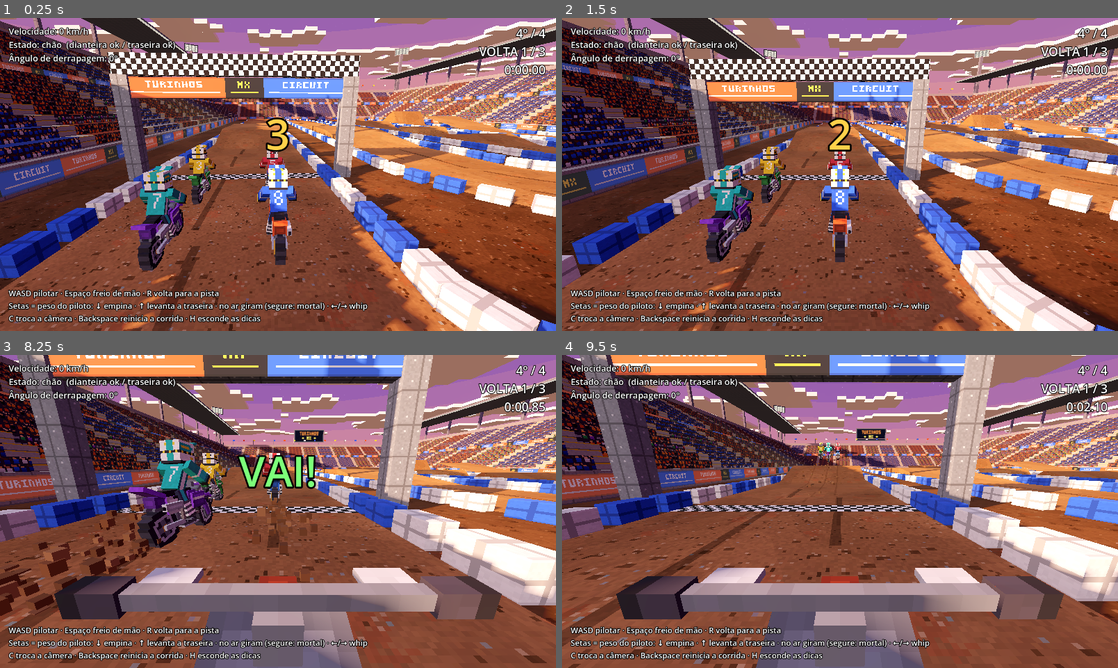
Above: before the commit, frames 1-4 (two rows, left to right).
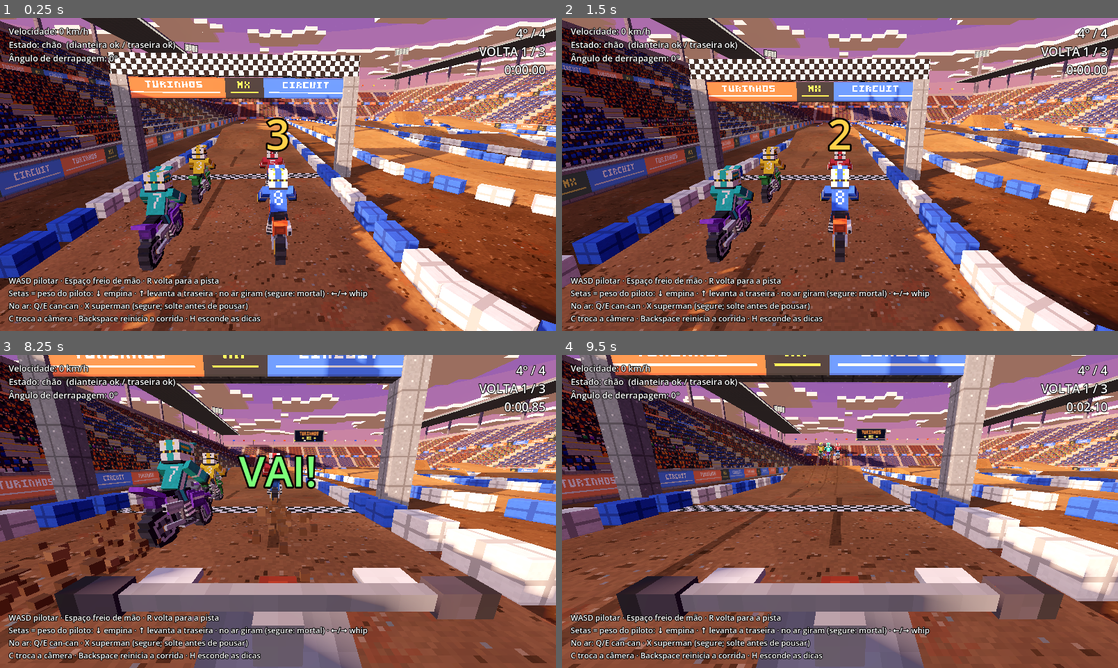
Above: after the commit, the same moments.

Repository: carvguilherme8/turinhos_circuit
Game: Godot game, scene res://scenes/tracks/stadium_circuit.tscn
The game is run twice, just before and just after one commit, with the same random seed, the same clock (stepped at 60 frames per second) and the same inputs.
Inputs (mouse positions are in pixels of both pictures, inside the frame that each line leads up to):
- Up to frame 1 (0.25 s): no input
- Up to frame 2 (1.5 s): move the mouse to (962, 158) at 0.52 s; hold E (manobra_cancan_direita, bound only after the commit) 0.53-1.28 s; tap X (manobra_superman, bound only after the commit) at 0.6 s; click (962, 158) at 0.67 s; move the mouse to (728, 190) at 1.27 s; hold Down (inclinar_tras) from 1.28 s (still down); tap W (acelerar) at 1.35 s
- Up to frame 3 (8.25 s): tap X (manobra_superman, bound only after the commit) at 1.55, 2.3, 3.05, 3.8, 4.55, 5.3, 5.85, 6.6, 7.55 s; move the mouse to (333, 442) at 2.02 s; release Down (inclinar_tras) at 2.03 s; hold E (manobra_cancan_direita, bound only after the commit) 2.03-2.78 s; hold H (alternar_dicas) 2.03-2.78 s; move the mouse to (250, 574) at 2.77 s; hold Up (inclinar_frente) 2.78-3.53 s; tap S (frear) at 2.85 s; click (250, 574) at 2.92 s; move the mouse to (444, 558) at 3.52 s; hold Space (freio_mao) 3.53-4.28 s; hold Q (manobra_cancan_esquerda, bound only after the commit) 3.53-5.03 s; move the mouse to (111, 464) at 4.27 s; tap Backspace (reiniciar_corrida) at 4.35 s; move the mouse to (305, 511) at 5.02 s; hold Down (inclinar_tras) 5.03-5.78 s; hold C (trocar_camera) 5.03-5.78 s; click (305, 511) at 5.17 s; tap Enter at 5.75 s; move the mouse to (194, 433) at 5.77 s; hold E (manobra_cancan_direita, bound only after the commit) 5.78-6.53 s; move the mouse to (400, 495) at 6.52 s; hold Up (inclinar_frente) 6.53-7.28 s; move the mouse to (166, 527) at 7.27 s; hold E (manobra_cancan_direita, bound only after the commit) 7.28-8.03 s; tap W (acelerar) at 7.35 s; click (166, 527) at 7.42 s; move the mouse to (333, 442) at 8.02 s; hold Down (inclinar_tras) from 8.03 s (still down); hold H (alternar_dicas) from 8.03 s (still down)
- Up to frame 4 (9.5 s): tap X (manobra_superman, bound only after the commit) at 8.3, 9.05 s; move the mouse to (812, 574) at 8.77 s; release Down (inclinar_tras) at 8.78 s; release H (alternar_dicas) at 8.78 s; hold Q (manobra_cancan_esquerda, bound only after the commit) from 8.78 s (still down); tap S (frear) at 8.85 s

The runs differ from the first frame. In frame 1, 2.8% of the frame differs, in the area x 1-67%, y 82-94%; in frame 2, 2.8%; in frame 3, 2.7%; in frame 4, 2.7%.

Commit message:
feat: manobras no ar com animações do piloto (can-can e superman)
- Q/E (LB/RB): can-can para o lado (perna chutada para fora, tronco compensa)
- X (botão X): superman (corpo sobe e vai para trás, pernas esticadas)
- Animações reais do Godot em rider_tricks.tres (AnimationLibrary), geradas
  pelo tools/gen_rider.py a partir da pose de cada osso; editáveis no editor
- Segure para fazer a pose e solte para voltar; conta com a pose completa;
  pousar no meio da manobra é queda
- Aviso do pouso junta tudo do salto (ex.: CAN-CAN + BACKFLIP!)

Diff:
--- /dev/null
+++ b/assets/models/riders/rider/rider_tricks.tres
@@ -0,0 +1,165 @@
+[gd_resource type="AnimationLibrary" load_steps=5 format=3]
+
+[sub_resource type="Animation" id="Animation_RESET"]
+resource_name = "RESET"
+length = 0.001
+tracks/0/type = "rotation_3d"
+tracks/0/imported = false
+tracks/0/enabled = true
+tracks/0/path = NodePath("rider/leg_r")
+tracks/0/interp = 1
+tracks/0/loop_wrap = true
+tracks/0/keys = PackedFloat32Array(0, 1, 0.08675, 0.00835, 0.09548, 0.99161)
+tracks/1/type = "rotation_3d"
+tracks/1/imported = false
+tracks/1/enabled = true
+tracks/1/path = NodePath("rider/leg_l")
+tracks/1/interp = 1
+tracks/1/loop_wrap = true
+tracks/1/keys = PackedFloat32Array(0, 1, 0.08675, -0.00835, -0.09548, 0.99161)
+tracks/2/type = "rotation_3d"
+tracks/2/imported = false
+tracks/2/enabled = true
+tracks/2/path = NodePath("rider/upper")
+tracks/2/interp = 1
+tracks/2/loop_wrap = true
+tracks/2/keys = PackedFloat32Array(0, 1, -0.25882, 0, 0, 0.96593)
+tracks/3/type = "rotation_3d"
+tracks/3/imported = false
+tracks/3/enabled = true
+tracks/3/path = NodePath("rider/head")
+tracks/3/interp = 1
+tracks/3/loop_wrap = true
+tracks/3/keys = PackedFloat32Array(0, 1, 0.20791, 0, 0, 0.97815)
+tracks/4/type = "rotation_3d"
+tracks/4/imported = false
+tracks/4/enabled = true
+tracks/4/path = NodePath("rider/arm_r")
+tracks/4/interp = 1
+tracks/4/loop_wrap = true
+tracks/4/keys = PackedFloat32Array(0, 1, 0.63729, -0.09999, 0.0839, 0.75949)
+tracks/5/type = "rotation_3d"
+tracks/5/imported = false
+tracks/5/enabled = true
+tracks/5/path = NodePath("rider/arm_l")
+tracks/5/interp = 1
+tracks/5/loop_wrap = true
+tracks/5/keys = PackedFloat32Array(0, 1, 0.63729, 0.09999, -0.0839, 0.75949)
+tracks/6/type = "position_3d"
+tracks/6/imported = false
+tracks/6/enabled = true
+tracks/6/path = NodePath("rider")
+tracks/6/interp = 1
+tracks/6/loop_wrap = true
+tracks/6/keys = PackedFloat32Array(0, 1, 0, 0, 0)
+
+[sub_resource type="Animation" id="Animation_can_can_esquerda"]
+resource_name = "can_can_esquerda"
+length = 0.3
+tracks/0/type = "rotation_3d"
+tracks/0/imported = false
+tracks/0/enabled = true
+tracks/0/path = NodePath("rider/leg_l")
+tracks/0/interp = 1
+tracks/0/loop_wrap = true
+tracks/0/keys = PackedFloat32Array(0, 1, 0.08675, -0.00835, -0.09548, 0.99161, 0.15, 1, 0.15559, -0.10511, -0.55896, 0.80765, 0.3, 1, 0.17006, -0.13233, -0.68599, 0.69497)
+tracks/1/type = "rotation_3d"
+tracks/1/imported = false
+tracks/1/enabled = true
+tracks/1/path = NodePath("rider/upper")
+tracks/1/interp = 1
+tracks/1/loop_wrap = true
+tracks/1/keys = PackedFloat32Array(0, 1, -0.25882, 0, 0, 0.96593, 0.15, 1, -0.25826, 0.01693, -0.06317, 0.96386, 0.3, 1, -0.25783, 0.02256, -0.08419, 0.96225)
+tracks/2/type = "rotation_3d"
+tracks/2/imported = false
+tracks/2/enabled = true
+tracks/2/path = NodePath("rider/head")
+tracks/2/interp = 1
+tracks/2/loop_wrap = true
+tracks/2/keys = PackedFloat32Array(0, 1, 0.20791, 0, 0, 0.97815, 0.15, 1, 0.20576, 0.14036, -0.02983, 0.96803, 0.3, 1, 0.20409, 0.18664, -0.03967, 0.96018)
+
+[sub_resource type="Animation" id="Animation_can_can_direita"]
+resource_name = "can_can_direita"
+length = 0.3
+tracks/0/type = "rotation_3d"
+tracks/0/imported = false
+tracks/0/enabled = true
+tracks/0/path = NodePath("rider/leg_r")
+tracks/0/interp = 1
+tracks/0/loop_wrap = true
+tracks/0/keys = PackedFloat32Array(0, 1, 0.08675, 0.00835, 0.09548, 0.99161, 0.15, 1, 0.15559, 0.10511, 0.55896, 0.80765, 0.3, 1, 0.17006, 0.13233, 0.68599, 0.69497)
+tracks/1/type = "rotation_3d"
+tracks/1/imported = false
+tracks/1/enabled = true
+tracks/1/path = NodePath("rider/upper")
+tracks/1/interp = 1
+tracks/1/loop_wrap = true
+tracks/1/keys = PackedFloat32Array(0, 1, -0.25882, 0, 0, 0.96593, 0.15, 1, -0.25826, -0.01693, 0.06317, 0.96386, 0.3, 1, -0.25783, -0.02256, 0.08419, 0.96225)
+tracks/2/type = "rotation_3d"
+tracks/2/imported = false
+tracks/2/enabled = true
+tracks/2/path = NodePath("rider/head")
+tracks/2/interp = 1
+tracks/2/loop_wrap = true
+tracks/2/keys = PackedFloat32Array(0, 1, 0.20791, 0, 0, 0.97815, 0.15, 1, 0.20576, -0.14036, 0.02983, 0.96803, 0.3, 1, 0.20409, -0.18664, 0.03967, 0.96018)
+
+[sub_resource type="Animation" id="Animation_superman"]
+resource_name = "superman"
+length = 0.3
+tracks/0/type = "rotation_3d"
+tracks/0/imported = false
+tracks/0/enabled = true
+tracks/0/path = NodePath("rider/leg_r")
+tracks/0/interp = 1
+tracks/0/loop_wrap = true
+tracks/0/keys = PackedFloat32Array(0, 1, 0.08675, 0.00835, 0.09548, 0.99161, 0.15, 1, -0.53836, 0.01577, 0.11931, 0.83408, 0.3, 1, -0.70802, 0.01687, 0.11611, 0.69638)
+tracks/1/type = "rotation_3d"
+tracks/1/imported = false
+tracks/1/enabled = true
+tracks/1/path = NodePath("rider/leg_l")
+tracks/1/interp = 1
+tracks/1/loop_wrap = true
+tracks/1/keys = PackedFloat32Array(0, 1, 0.08675, -0.00835, -0.09548, 0.99161, 0.15, 1, -0.53836, -0.01577, -0.11931, 0.83408, 0.3, 1, -0.70802, -0.01687, -0.11611, 0.69638)
+tracks/2/type = "rotation_3d"
+tracks/2/imported = false
+tracks/2/enabled = true
+tracks/2/path = NodePath("rider/upper")
+tracks/2/interp = 1
+tracks/2/loop_wrap = true
+tracks/2/keys = PackedFloat32Array(0, 1, -0.25882, 0, 0, 0.96593, 0.15, 1, -0.41271, 0, 0, 0.91086, 0.3, 1, -0.46175, 0, 0, 0.88701)
+tracks/3/type = "rotation_3d"
+tracks/3/imported = false
+tracks/3/enabled = true
+tracks/3/path = NodePath("rider/arm_r")
+tracks/3/interp = 1
+tracks/3/loop_wrap = true
+tracks/3/keys = PackedFloat32Array(0, 1, 0.63729, -0.09999, 0.0839, 0.75949, 0.15, 1, 0.50506, -0.08499, 0.09907, 0.85316, 0.3, 1, 0.4578, -0.07946, 0.10355, 0.87942)
+tracks/4/type = "rotation_3d"
+tracks/4/imported = false
+tracks/4/enabled = true
+tracks/4/path = NodePath("rider/arm_l")
+tracks/4/interp = 1
+tracks/4/loop_wrap = true
+tracks/4/keys = PackedFloat32Array(0, 1, 0.63729, 0.09999, -0.0839, 0.75949, 0.15, 1, 0.50506, 0.08499, -0.09907, 0.85316, 0.3, 1, 0.4578, 0.07946, -0.10355, 0.87942)
+tracks/5/type = "rotation_3d"
+tracks/5/imported = false
+tracks/5/enabled = true
+tracks/5/path = NodePath("rider/head")
+tracks/5/interp = 1
+tracks/5/loop_wrap = true
+tracks/5/keys = PackedFloat32Array(0, 1, 0.20791, 0, 0, 0.97815, 0.15, 1, 0.33381, 0, 0, 0.94264, 0.3, 1, 0.37461, 0, 0, 0.92718)
+tracks/6/type = "position_3d"
+tracks/6/imported = false
+tracks/6/enabled = true
+tracks/6/path = NodePath("rider")
+tracks/6/interp = 1
+tracks/6/loop_wrap = true
+tracks/6/keys = PackedFloat32Array(0, 1, 0, 0, 0, 0.15, 1, 0, 0.1875, 0.23438, 0.3, 1, 0, 0.25, 0.3125)
+
+[resource]
+_data = {
+&"RESET": SubResource("Animation_RESET"),
+&"can_can_esquerda": SubResource("Animation_can_can_esquerda"),
+&"can_can_direita": SubResource("Animation_can_can_direita"),
+&"superman": SubResource("Animation_superman")
+}
--- a/scenes/bike/bike.tscn
+++ b/scenes/bike/bike.tscn
@@ -1,9 +1,11 @@
-[gd_scene load_steps=16 format=3]
+[gd_scene load_steps=18 format=3]
 
 [ext_resource type="Script" path="res://scripts/bike/bike.gd" id="1_bike"]
 [ext_resource type="Resource" path="res://scenes/bike/stats/default_bike_stats.tres" id="2_stats"]
 [ext_resource type="PackedScene" path="res://assets/models/bikes/motocross/motocross.glb" id="3_model"]
 [ext_resource type="PackedScene" path="res://assets/models/riders/rider/rider.glb" id="4_rider"]
+[ext_resource type="AnimationLibrary" path="res://assets/models/riders/rider/rider_tricks.tres" id="5_tricks"]
+[ext_resource type="Script" path="res://scripts/bike/rider_tricks.gd" id="6_tricks_script"]
 
 [sub_resource type="PhysicsMaterial" id="PhysicsMaterial_body"]
 friction = 0.3
@@ -113,3 +115,13 @@
 visibility_aabb = AABB(-8, -3, -3, 16, 8, 20)
 process_material = SubResource("ParticleProcess_dust")
 draw_pass_1 = SubResource("BoxMesh_dust")
+
+[node name="TrickAnimations" type="AnimationPlayer" parent="Visual/Rider"]
+libraries = {
+&"tricks": ExtResource("5_tricks")
+}
+
+[node name="RiderTricks" type="Node" parent="." node_paths=PackedStringArray("bike", "animation_player")]
+script = ExtResource("6_tricks_script")
+bike = NodePath("..")
+animation_player = NodePath("../Visual/Rider/TrickAnimations")
--- a/scenes/tracks/playground.tscn
+++ b/scenes/tracks/playground.tscn
@@ -249,7 +249,7 @@
 anchor_top = 1.0
 anchor_bottom = 1.0
 offset_left = 20.0
-offset_top = -96.0
+offset_top = -124.0
 offset_right = 1000.0
 offset_bottom = -16.0
 grow_vertical = 0
--- a/scenes/tracks/stadium_circuit.tscn
+++ b/scenes/tracks/stadium_circuit.tscn
@@ -334,7 +334,7 @@
 anchor_top = 1.0
 anchor_bottom = 1.0
 offset_left = 20.0
-offset_top = -96.0
+offset_top = -124.0
 offset_right = 1000.0
 offset_bottom = -16.0
 grow_vertical = 0
--- a/scripts/bike/bike.gd
+++ b/scripts/bike/bike.gd
@@ -6,8 +6,8 @@
 
 ## Emitido ao pousar de um salto (não emitido em queda).
 signal landed(quality: Landing, angle: float)
-## Pousou depois de mortais: nome ("BACKFLIP"/"FRONTFLIP") e quantas voltas.
-signal trick_landed(trick: String, count: int)
+## Pousou depois de manobras: nomes na ordem (ex.: ["SUPERMAN", "BACKFLIP"]).
+signal tricks_landed(names: PackedStringArray)
 ## Emitido quando a moto cai; ela volta para a pista após stats.respawn_delay.
 signal crashed
 signal respawned
@@ -82,6 +82,10 @@
 var last_crash_reason: String = ""
 ## Giro acumulado no ar em torno do eixo lateral (graus, + = para trás) e tempo segurando o comando.
 var air_rotation: float = 0.0
+## Manobras de estilo completadas neste salto (RiderTricks preenche) e quanto da pose
+## da manobra atual está aplicada (0..1; pousar acima de 0,5 é queda).
+var air_tricks: PackedStringArray = PackedStringArray()
+var trick_amount: float = 0.0
 var _air_spin_hold: float = 0.0
 var _last_forward: Vector3 = Vector3.FORWARD
 
@@ -305,6 +309,7 @@
 	if not is_grounded():
 		if air_time == 0.0:
 			air_rotation = 0.0
+			air_tricks.clear()
 		else:
 			# Giro acumulado em torno do eixo lateral da moto (+ = nariz para cima / para trás).
 			air_rotation += rad_to_deg(_last_forward.signed_angle_to(forward, global_basis.x))
@@ -331,6 +336,9 @@
 ## pousar inclinado junto com a rampa de descida conta como alinhado.
 func _evaluate_landing() -> void:
 	var angle := rad_to_deg(global_basis.y.angle_to(_ground_normal))
+	if trick_amount > 0.5:
+		_crash("pousou no meio da manobra")
+		return
 	if angle > stats.crash_landing_angle or global_basis.y.dot(Vector3.UP) < 0.0:
 		_crash("pouso torto demais %d°" % angle)
 		return
@@ -342,21 +350,26 @@
 		linear_velocity += forward * boost
 		_dust_burst = 0.3
 		landed.emit(Landing.PERFECT, angle)
-		_report_flips()
+		_report_tricks()
 	else:
 		var t := inverse_lerp(stats.good_landing_angle, stats.crash_landing_angle, angle)
 		linear_velocity *= lerpf(stats.rough_landing_keep_best, stats.rough_landing_keep_worst, t)
 		_dust_burst = 0.45
 		landed.emit(Landing.ROUGH, angle)
-		_report_flips()
-
-
-## Pousou depois de girar uma volta completa ou mais: avisa o mortal.
-func _report_flips() -> void:
+		_report_tricks()
+
+
+## Pousou: avisa as manobras do salto (estilo + mortais) numa lista só.
+func _report_tricks() -> void:
+	var names := PackedStringArray(air_tricks)
 	var turns := floori((absf(air_rotation) + 360.0 - stats.flip_min_degrees) / 360.0)
 	if turns >= 1:
-		trick_landed.emit("BACKFLIP" if air_rotation > 0.0 else "FRONTFLIP", turns)
+		var flip := "BACKFLIP" if air_rotation > 0.0 else "FRONTFLIP"
+		names.append(flip if turns == 1 else ("DOUBLE " + flip if turns == 2 else "%dx %s" % [turns, flip]))
+	if not names.is_empty():
+		tricks_landed.emit(names)
 	air_rotation = 0.0
+	air_tricks.clear()
 
 
 func _crash(reason: String = "") -> void:
@@ -680,8 +693,9 @@
 	var rear_travel := clampf(_rear_wheel_y - _rear_wheel_rest_y, -0.3, 0.4)
 	swingarm.rotation.x = -asin(clampf(rear_travel / _swingarm_length, -0.9, 0.9))
 
-	if rider_upper:
+	if rider_upper and trick_amount <= 0.0:
 		# Inclina a partir da pose do modelo (o tronco já vem inclinado para frente).
+		# Durante uma manobra quem move o tronco é a animação.
 		var lean_back := _rider_upper_rest_x + _rider_pitch * deg_to_rad(rider_lean_degrees)
 		rider_upper.rotation.x = lerp_angle(rider_upper.rotation.x, lean_back, clampf(10.0 * delta, 0.0, 1.0))
 
--- /dev/null
+++ b/scripts/bike/rider_tricks.gd
@@ -0,0 +1,84 @@
+class_name RiderTricks
+extends Node
+## Manobras no ar com as animações do piloto (rider_tricks.tres): segure a tecla para fazer
+## a pose e solte para voltar. A manobra conta quando a pose fica completa por um tempinho;
+## pousar no meio dela é queda.
+
+## Ação de entrada -> [animação, nome mostrado no pouso].
+const TRICKS := {
+	"manobra_cancan_esquerda": ["tricks/can_can_esquerda", "CAN-CAN"],
+	"manobra_cancan_direita": ["tricks/can_can_direita", "CAN-CAN"],
+	"manobra_superman": ["tricks/superman", "SUPERMAN"],
+}
+
+@export var bike: Bike
+@export var animation_player: AnimationPlayer
+## Tempo no ar antes de poder começar uma manobra (s).
+@export var min_air_time: float = 0.12
+## Tempo com a pose completa para a manobra contar (s).
+@export var hold_to_count: float = 0.1
+
+var _action: String = ""
+var _held: float = 0.0
+var _counted: bool = false
+var _returning: bool = false
+
+
+func _ready() -> void:
+	if bike:
+		bike.crashed.connect(_snap_back)
+		bike.respawned.connect(_snap_back)
+
+
+func _physics_process(delta: float) -> void:
+	if bike == null or animation_player == null:
+		return
+	var can_start := bike.player_controlled and bike.controls_enabled and not bike.is_crashed \
+			and not bike.is_grounded() and bike.air_time > min_air_time
+
+	if _action == "":
+		if can_start:
+			for action in TRICKS:
+				if Input.is_action_pressed(action):
+					_start(action)
+					break
+	else:
+		var holding := Input.is_action_pressed(_action) and not bike.is_grounded() and not bike.is_crashed
+		if holding and not _returning:
+			if _amount() >= 0.99:
+				_held += delta
+				if _held >= hold_to_count and not _counted:
+					_counted = true
+					bike.air_tricks.append(TRICKS[_action][1])
+		elif not _returning:
+			# Soltou (ou tocou o chão): volta para a pose de pilotagem.
+			_returning = true
+			animation_player.play_backwards(TRICKS[_action][0])
+		elif _amount() <= 0.001:
+			_action = ""
+			_returning = false
+	bike.trick_amount = _amount() if _action != "" else 0.0
+
+
+func _start(action: String) -> void:
+	_action = action
+	_held = 0.0
+	_counted = false
+	_returning = false
+	animation_player.play(TRICKS[action][0])
+
+
+## 0 = pose de pilotagem, 1 = manobra completa.
+func _amount() -> float:
+	if _action == "" or animation_player.current_animation == "":
+		return 0.0 if _action == "" else (0.0 if _returning else 1.0)
+	return clampf(animation_player.current_animation_position / animation_player.current_animation_length, 0.0, 1.0)
+
+
+func _snap_back() -> void:
+	_action = ""
+	_returning = false
+	if animation_player:
+		animation_player.play("tricks/RESET")
+	if bike:
+		bike.trick_amount = 0.0
--- a/scripts/core/game_input.gd
+++ b/scripts/core/game_input.gd
@@ -17,6 +17,9 @@
 	"trocar_camera": [KEY_C],
 	"alternar_dicas": [KEY_H],
 	"reiniciar_corrida": [KEY_BACKSPACE],
+	"manobra_cancan_esquerda": [KEY_Q],
+	"manobra_cancan_direita": [KEY_E],
+	"manobra_superman": [KEY_X],
 	"pausar": [KEY_ESCAPE],
 }
 
@@ -25,6 +28,9 @@
 	"trocar_camera": JOY_BUTTON_BACK,
 	"alternar_dicas": JOY_BUTTON_DPAD_UP,
 	"reiniciar_corrida": JOY_BUTTON_DPAD_DOWN,
+	"manobra_cancan_esquerda": JOY_BUTTON_LEFT_SHOULDER,
+	"manobra_cancan_direita": JOY_BUTTON_RIGHT_SHOULDER,
+	"manobra_superman": JOY_BUTTON_X,
 	"resetar_moto": JOY_BUTTON_Y,
 	"pausar": JOY_BUTTON_START,
 }
--- a/scripts/ui/control_hints.gd
+++ b/scripts/ui/control_hints.gd
@@ -5,6 +5,7 @@
 const SETTINGS_PATH := "user://settings.cfg"
 const HINTS := """WASD pilotar · Espaço freio de mão · R volta para a pista
 Setas = peso do piloto: ↓ empina · ↑ levanta a traseira · no ar giram (segure: mortal) · ←/→ whip
+No ar: Q/E can-can · X superman (segure; solte antes de pousar)
 C troca a câmera · Backspace reinicia a corrida · H esconde as dicas"""
 const COLLAPSED := "H: dicas"
 
--- a/scripts/ui/landing_popup.gd
+++ b/scripts/ui/landing_popup.gd
@@ -13,7 +13,7 @@
 	if bike:
 		bike.landed.connect(_on_landed)
 		bike.crashed.connect(_on_crashed)
-		bike.trick_landed.connect(_on_trick)
+		bike.tricks_landed.connect(_on_tricks)
 
 
 func _process(delta: float) -> void:
@@ -30,9 +30,8 @@
 		_show("Pouso torto (%d°)" % roundi(angle), Color("ffd24a"))
 
 
-func _on_trick(trick: String, count: int) -> void:
-	var prefix := "" if count == 1 else ("DOUBLE " if count == 2 else "%dx " % count)
-	_show("%s%s!" % [prefix, trick], Color("6fe3ff"))
+func _on_tricks(names: PackedStringArray) -> void:
+	_show(" + ".join(names) + "!", Color("6fe3ff"))
 
 
 func _on_crashed() -> void:
Not shown, added: scripts/bike/rider_tricks.gd.uid
Not shown, changed: tools/gen_rider.py
